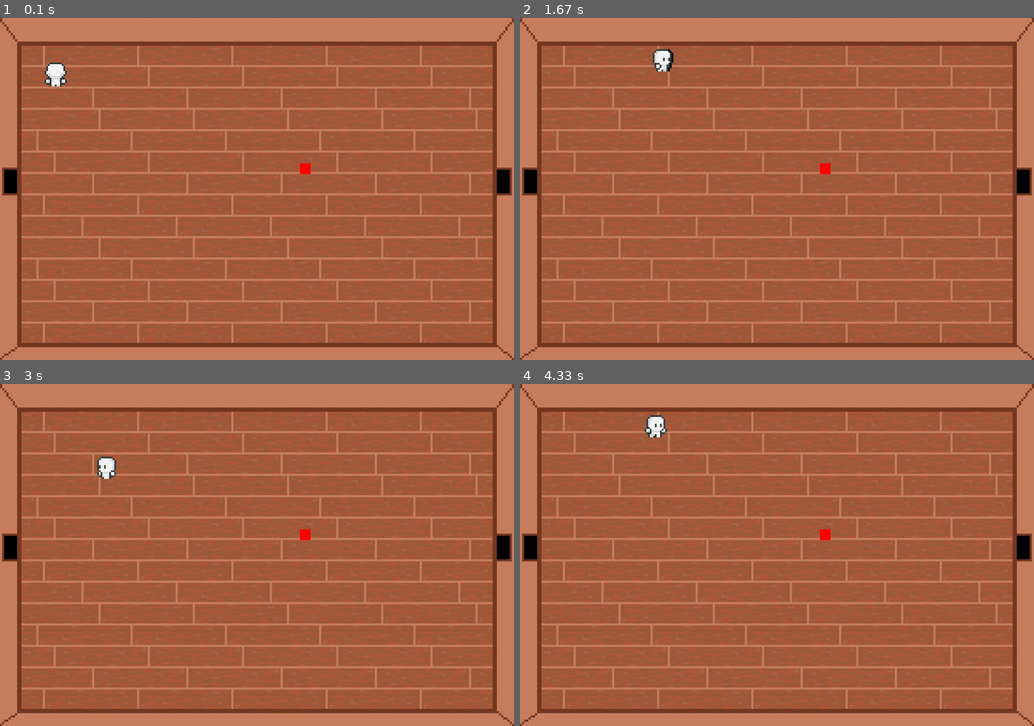
Above: before the commit, frames 1-4 (two rows, left to right).
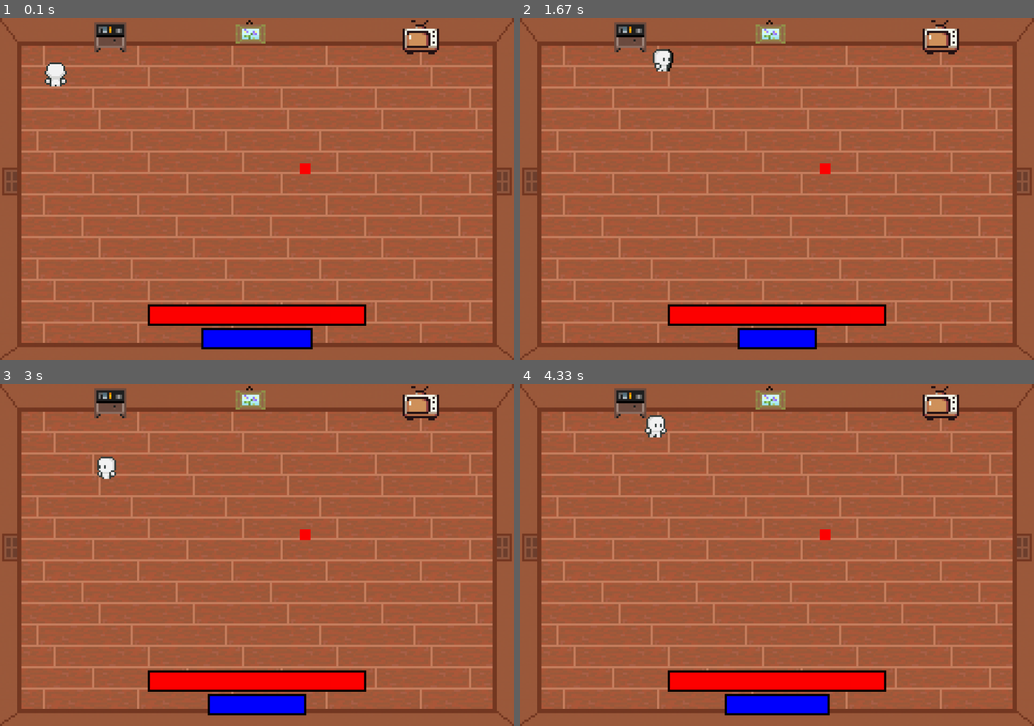
Above: after the commit, the same moments.

Repository: Daww1d/ghostHunter
Game: pygame game, started from main.py
The game is run twice, just before and just after one commit, with the same random seed, the same clock (stepped at 60 frames per second) and the same inputs.
Inputs:
- Up to frame 1 (0.1 s): no input
- Up to frame 2 (1.67 s): tap Shift at 0.33, 0.73, 1.03, 1.23, 1.57 s; hold Right 0.67-1.13 s; hold Up 1.17-1.47 s; hold Right from 1.5 s (still down)
- Up to frame 3 (3 s): tap Shift at 1.87, 2.07, 2.37, 2.63, 2.97 s; release Right at 1.97 s; hold Left 2-2.53 s; hold Down 2.57-2.87 s; hold Left from 2.9 s (still down)
- Up to frame 4 (4.33 s): tap Shift at 3.27, 3.4, 3.8, 4.1 s; release Left at 3.3 s; hold Up 3.33-3.7 s; hold Right from 3.73 s (still down)

The runs differ from the first frame. In frame 1, 21% of the frame differs, in the area x 0-100%, y 0-100%; in frame 2, 20%; in frame 3, 20%; in frame 4, 20%.

Commit message:
Added health and stamina bar
Plaeyer now has health and limited sprining stamina

Diff:
--- a/main.py
+++ b/main.py
@@ -18,6 +18,16 @@
 screen = pygame.display.set_mode((WIDTH, HEIGHT))
 pygame.display.set_caption("Test")
 clock = pygame.time.Clock()
+
+#hp
+tickCooldown = 300
+currentDamage = pygame.time.get_ticks()
+lastDamage = 0
+#stam
+stamCooldown = 2000
+lastStamTick = pygame.time.get_ticks()
+regen = False
+
 
 #load assets
 sprite_sheet_idle = pygame.image.load("assets\idle.png").convert_alpha()
@@ -116,6 +126,7 @@
 RED = (255, 0 ,0)
 col = RED
 GREEN = (0,255, 0)
+BLUE = (0,0,255)
 
 bg = pygame.image.load("assets\pixil.png").convert()
 bg = pygame.transform.scale(bg, (1200,800))
@@ -164,7 +175,13 @@
 leftWall = pygame.Rect(0,0, 50, 800)
 rightWall = pygame.Rect(1150,0, 50, 800)
 
+
+
 while run:
+
+    currentTime =  pygame.time.get_ticks()
+    currentDamage = pygame.time.get_ticks()
+    currentStamTick = pygame.time.get_ticks()
 
     for event in pygame.event.get():
         if event.type == pygame.QUIT:
@@ -179,6 +196,7 @@
             checkInput(event.key, False)
             if event.key == pygame.K_LSHIFT:
                 character.sprint = False
+
 #draw map + stuff
     screen.fill(BG)
     playerCollisionBox = pygame.Rect(character.playerX + 1, character.playerY + 1, 62, 62)
@@ -187,6 +205,19 @@
     #walls
     pygame.draw.rect(screen, BLACK, topWall)
 
+#stamina + healthbars
+
+    healthBar = pygame.Rect(550,600,character.health * 5,40)
+    healthBar.center = (600,695)
+    healthBarBorder = pygame.Rect(550,600,character.health * 5 + 10,50)
+    healthBarBorder.center = (600,695)
+
+    staminaBar = pygame.Rect(575,675,character.stamina * 5,40)
+    staminaBarBorder = pygame.Rect(575,675,character.stamina * 5 + 10,50)
+    staminaBar.center = (600,750)
+    staminaBarBorder.center = (600,750)
+
+
 
 #coll detection
 
@@ -214,9 +245,23 @@
         character.status = "idle"
 
     if character.sprint == True:
-        mult = 1.5
+        if character.stamina > 0:
+            mult = 1.5
+            character.stamina -= 1
+        else:
+            mult = 1
     else:
         mult = 1
+        if character.stamina < character.maxStamina:
+            if currentStamTick - lastStamTick >= stamCooldown:
+                regen = True
+                lastStamTick = currentStamTick
+
+    if character.stamina >= 50:
+        regen = False
+
+    if regen == True:
+        character.stamina += 1
 
     #collision checker
     for object in wallList:
@@ -231,6 +276,10 @@
     for object in collisionList:
         if object.colliderect(playerCollisionBox):
             col = GREEN
+            if currentDamage - lastDamage >= tickCooldown:
+                if character.health >= 0:
+                    character.health -= 5
+                    lastDamage = currentDamage
             #print(f"{object} collision")
 
 
@@ -240,7 +289,6 @@
     screen.blit(bg, (0,0))
 
     #update animatiion
-    currentTime =  pygame.time.get_ticks()
     if currentTime - lastUpdate >= animationCooldown:
         idleFrame += 1
         walkFrame += 1
@@ -264,7 +312,18 @@
     #DEATH cube
     pygame.draw.rect(screen, col, redCube)
 
+    #draw player
+
     screen.blit(currentAnimation[character.status][character.direction][frame[character.status]], (character.playerX, character.playerY))
+
+    #draw healthbars
+
+    pygame.draw.rect(screen, BLACK, healthBarBorder)
+    pygame.draw.rect(screen, RED, healthBar)
+    pygame.draw.rect(screen, BLACK, staminaBarBorder)
+    pygame.draw.rect(screen, BLUE, staminaBar)
+
+
 
     #screen.blit(walkR.animation[frame[walkR.type]], (0 , 0) )
     #screen.blit(runR.animation[frame[runR.type]], (70 , 0) )
--- a/player.py
+++ b/player.py
@@ -12,3 +12,8 @@
         self.status = "idle"
         self.sprint = False
         self.speed = speed
+        self.health = 100
+        self.maxHealth = 100
+        self.stamina = 50
+        self.maxStamina = 50
+        self.collided = False
Binary file added: assets/pixil-frame-0.png
Binary file changed: assets/pixil.png
Not shown, added: assets/Work Experience Application - Copy.docx
Not shown, added: pixelArt/Floor.pixil
Not shown, added: pixelArt/heart.pixil
